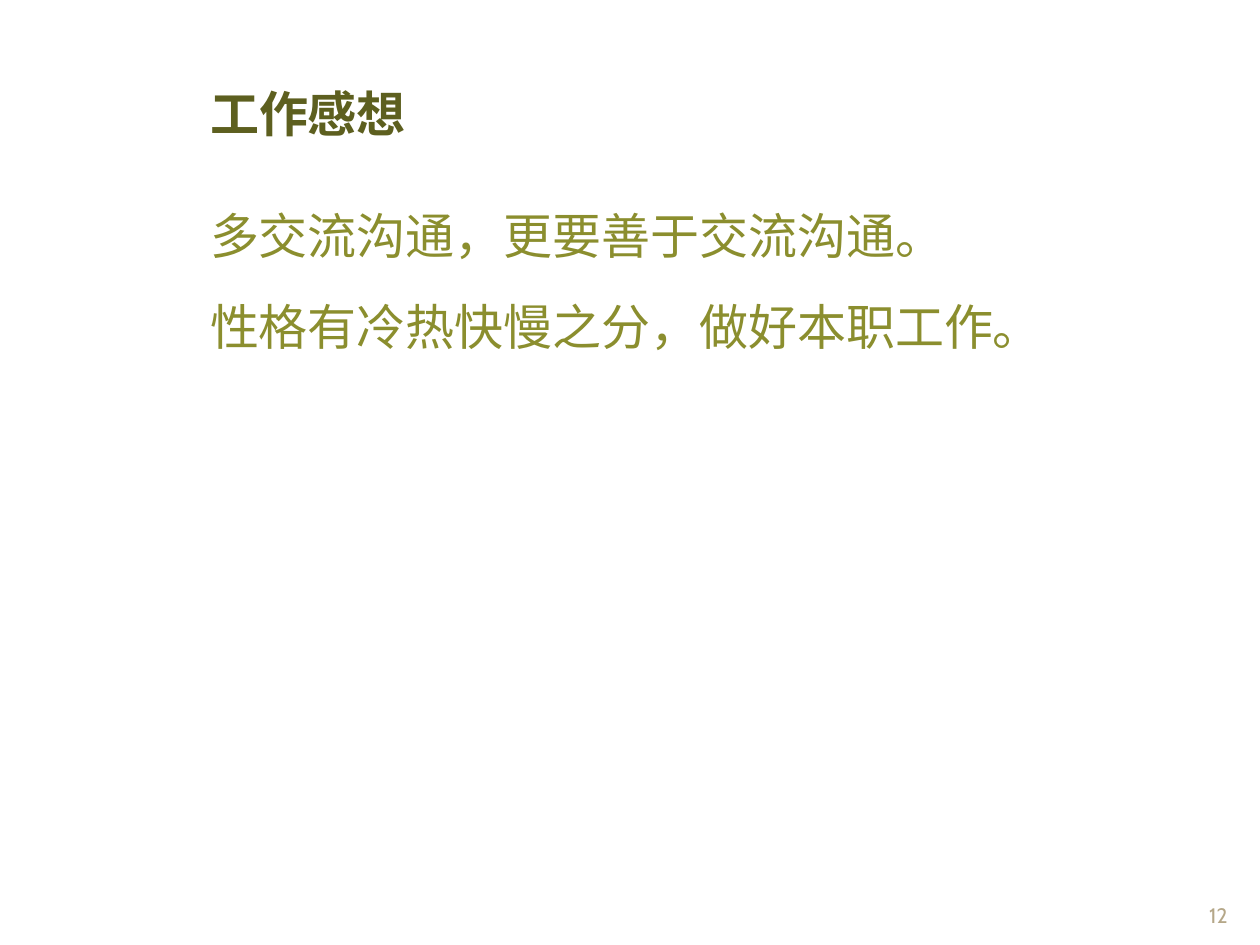
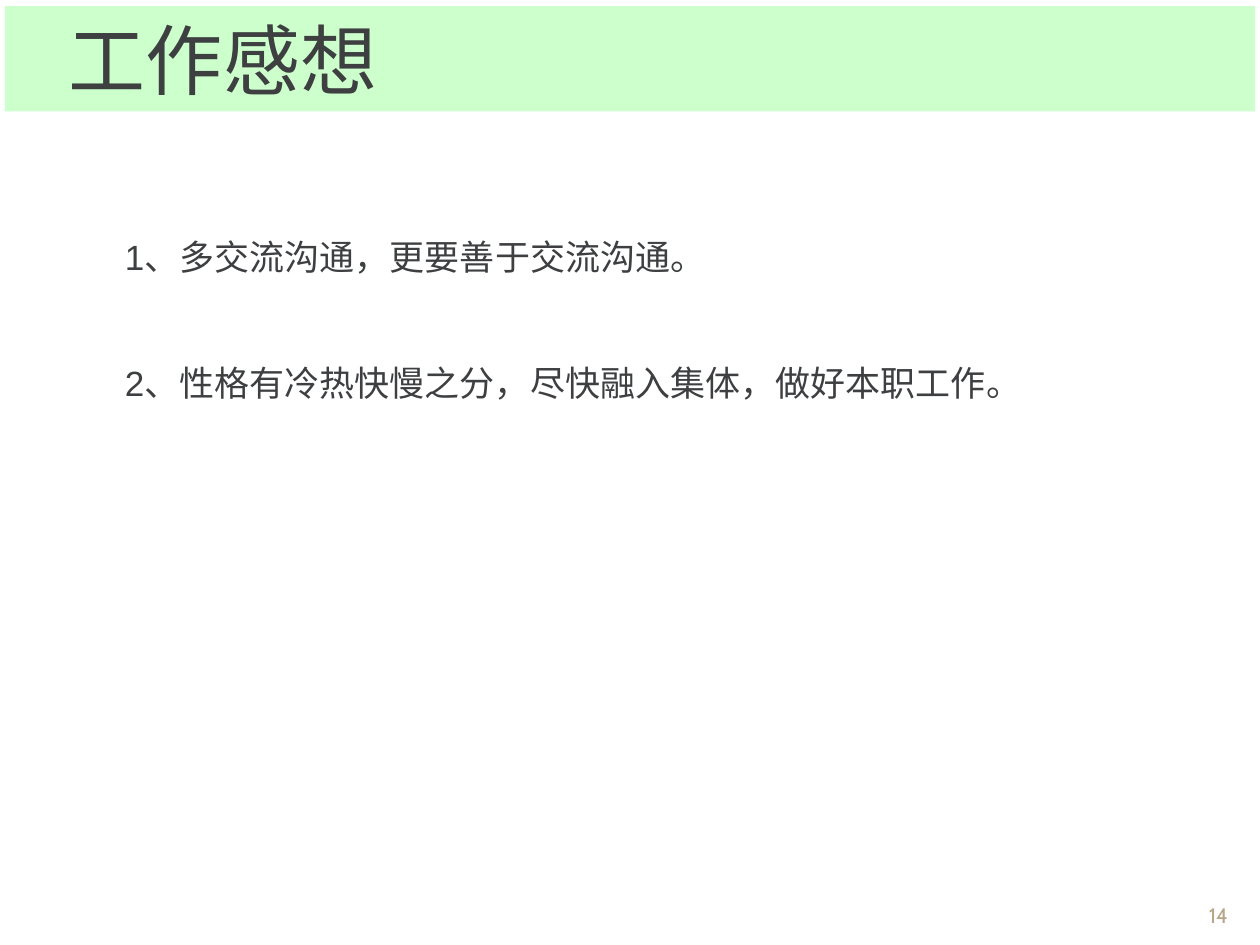
Before and after one commit to Spectrumleeee/Works, a slide deck: slide 14 of document/转正答辩_云平台部_黎光谱.ppt (slide 12 before the commit). Drawn at 1260x945 pixels with LibreOffice and Linux fonts; fonts in the diff are those of the drawing; background and template pictures are left out. Boxes give left, top, right and bottom in pixels: in the first picture for what was removed or moved away, otherwise in the second. Text is boxed around its words. In the diff, an @@ line names an element or a change of style, - is before the commit and + after.

```diff
--- a/document/转正答辩_云平台部_黎光谱.ppt
+++ b/document/转正答辩_云平台部_黎光谱.ppt
@@ rectangle "工作感想": place and size @@
-rectangle "工作感想" at <box>210,90,406,137</box>
+rectangle "工作感想" at <box>5,6,1255,112</box>
@@ rectangle "工作感想" at <box>5,6,1255,112</box>: size 28 to 44 pt, font Montserrat to Arial, text colour #5D5F1F to #3D3F41, bold off; line spacing 0.9 to 1; vertical alignment middle to top; fill none to #CCFFCC @@
@@ text at <box>125,242,1021,400</box>: text changed; size 28 to 20 pt; text colour #8B8E2E to #3D3F41 @@
-多交流沟通，更要善于交流沟通。
-性格有冷热快慢之分，做好本职工作。
+1、多交流沟通，更要善于交流沟通。
+2、性格有冷热快慢之分，尽快融入集体，做好本职工作。
@@ page number at <box>1209,908,1228,923</box>: text changed @@
-12
+14
```
Also in this commit, not shown: 9 other slides changed, 2 slides added, 1 slide removed, 2 other files.
